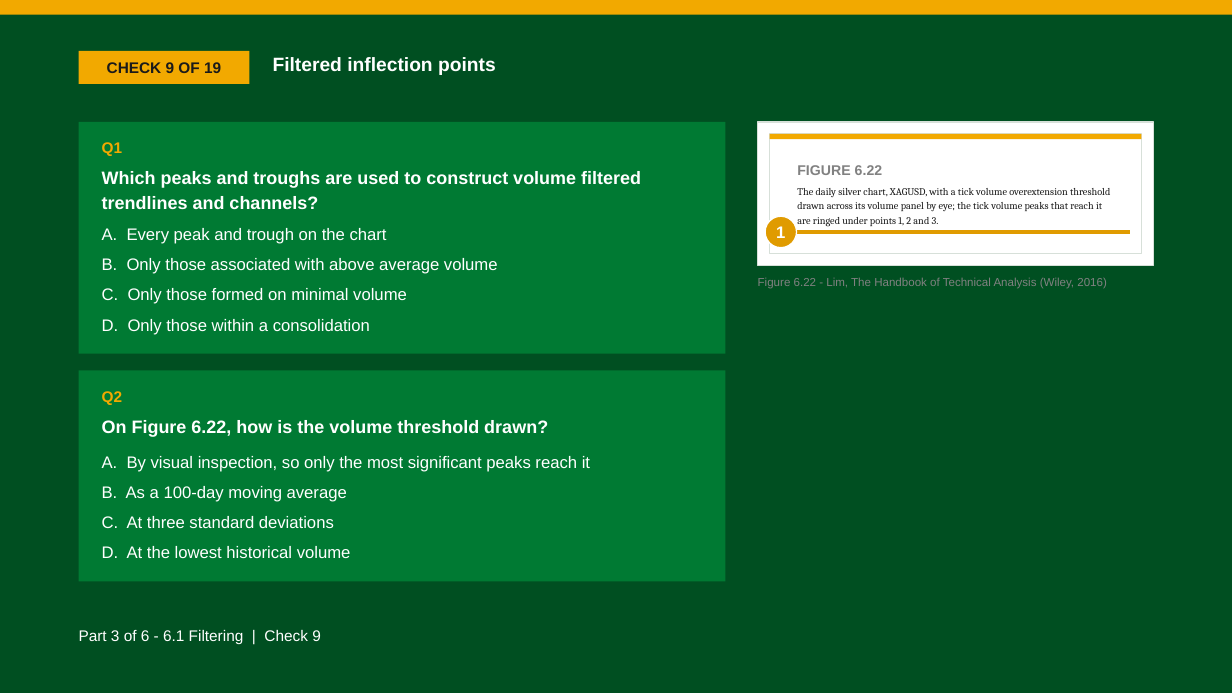
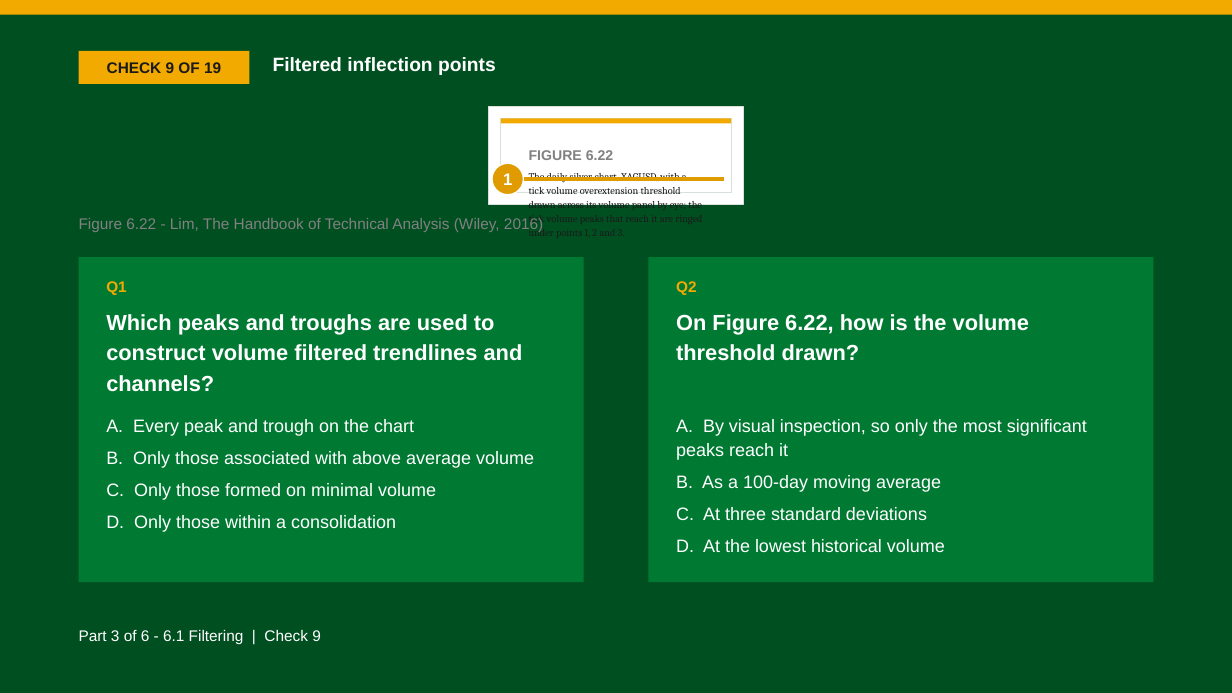
Before and after one commit to benjiesotelo-sudo/Telos_FIN1209, a slide deck: slide 94 of chapter-06/FIN1209-Chapter-06.pptx. Drawn at 1232x693 pixels with LibreOffice and Linux fonts; fonts in the diff are those of the drawing. Boxes give left, top, right and bottom in pixels: in the first picture for what was removed or moved away, otherwise in the second. Text is boxed around its words. In the diff, an @@ line names an element or a change of style, - is before the commit and + after.

Commit message:
deckkit: a check can carry its picture as a strip across the top; check 9 uses it at 17 point

```diff
--- a/chapter-06/FIN1209-Chapter-06.pptx
+++ b/chapter-06/FIN1209-Chapter-06.pptx
@@ rectangle resized from (x1=79, y1=122, x2=726, y2=354) to (x1=489, y1=106, x2=743, y2=204) @@
@@ rectangle at (x1=489, y1=106, x2=743, y2=204): fill #007A33 to #FFFFFF; outline none to #D7E0D9 1 pt @@
@@ rectangle added at (x1=501, y1=118, x2=731, y2=192), fill #FFFFFF, outline #D7E0D9 1 pt @@
@@ rectangle added at (x1=501, y1=118, x2=731, y2=124), fill #F2A900 @@
@@ text "FIGURE 6.22" rewrapped from (x1=797, y1=165, x2=1110, y2=226) to (x1=529, y1=150, x2=702, y2=236) @@
@@ rectangle removed at (x1=758, y1=122, x2=1153, y2=265) @@
@@ rectangle removed at (x1=770, y1=134, x2=1141, y2=253) @@
@@ rectangle removed at (x1=770, y1=134, x2=1141, y2=140) @@
@@ ellipse "1" moved from (x1=765, y1=216, x2=797, y2=248) to (x1=492, y1=164, x2=523, y2=195) @@
@@ line added from (507, 179) to (725, 179), #E09B00 3.5 pt @@
@@ text "Figure 6.22 - Lim, The ..." moved from (x1=758, y1=277, x2=1107, y2=289) to (x1=79, y1=216, x2=543, y2=232) @@
@@ text "Figure 6.22 - Lim, The ..." at (x1=79, y1=216, x2=543, y2=232): size 9 to 12 pt @@
@@ line removed from (781, 232) to (1130, 232) @@
@@ rectangle resized from (x1=79, y1=371, x2=726, y2=581) to (x1=79, y1=257, x2=584, y2=582) @@
@@ rectangle added at (x1=649, y1=257, x2=1154, y2=582), fill #007A33 @@
@@ text "Q1" moved from (x1=102, y1=142, x2=123, y2=156) to (x1=106, y1=281, x2=127, y2=295) @@
@@ text "Q2" moved from (x1=102, y1=391, x2=123, y2=405) to (x1=676, y1=281, x2=697, y2=295) @@
@@ text "Which peaks and troughs are ..." moved from (x1=102, y1=171, x2=641, y2=209) to (x1=106, y1=314, x2=523, y2=392) @@
@@ text "Which peaks and troughs are ..." at (x1=106, y1=314, x2=523, y2=392): size 14 to 17 pt @@
@@ text "On Figure 6.22, how is ..." at (x1=676, y1=314, x2=1029, y2=361): size 14 to 17 pt @@
@@ text "On Figure 6.22, how is ..." moved from (x1=102, y1=420, x2=548, y2=437) to (x1=676, y1=314, x2=1029, y2=361) @@
@@ text "A. Every peak and trough ..." at (x1=106, y1=419, x2=534, y2=532): size 13 to 14 pt @@
@@ text "A. Every peak and trough ..." moved from (x1=102, y1=228, x2=498, y2=335) to (x1=106, y1=419, x2=534, y2=532) @@
@@ text "A. By visual inspection, so ..." moved from (x1=102, y1=456, x2=590, y2=558) to (x1=676, y1=419, x2=1087, y2=552) @@
@@ text "A. By visual inspection, so ..." at (x1=676, y1=419, x2=1087, y2=552): size 13 to 14 pt @@
```
Also in this commit, not shown: 1 other slide changed, 2 other files.
